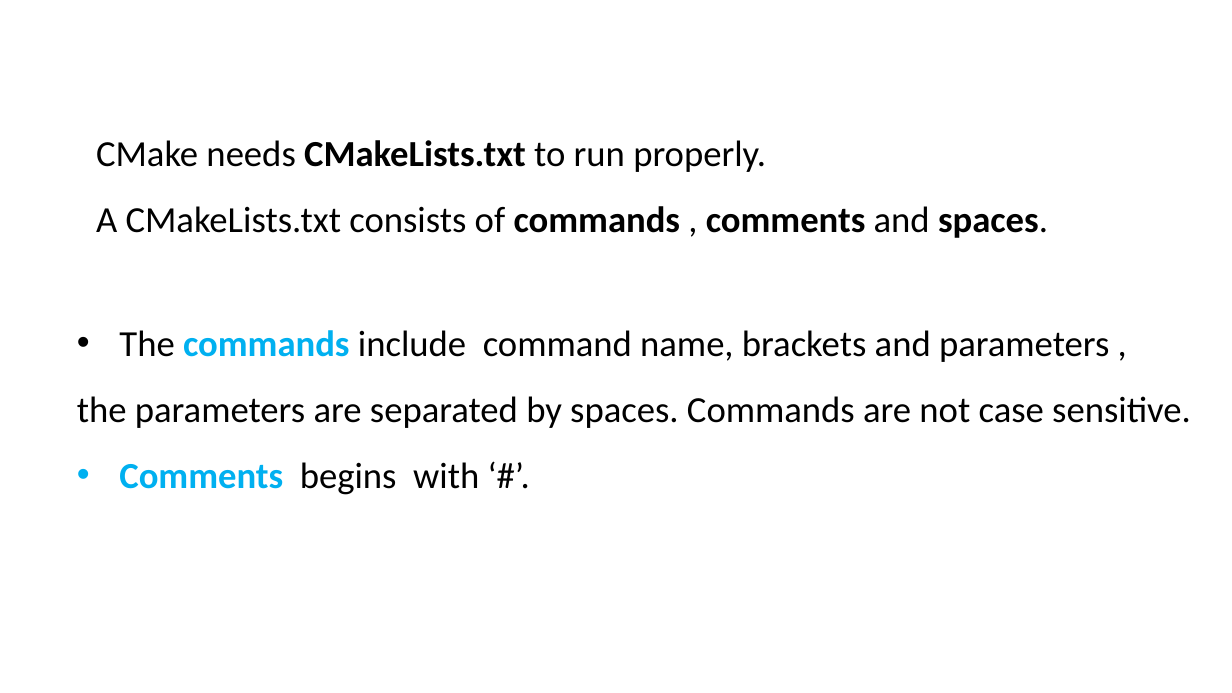
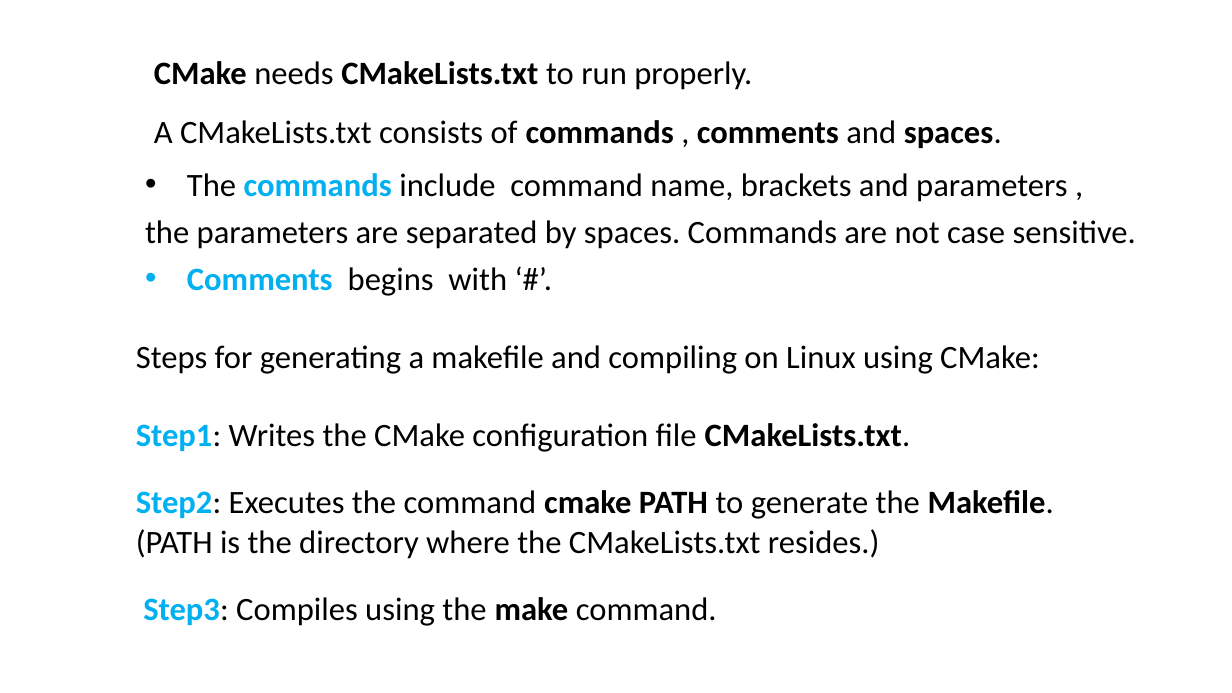
Before and after one commit to ShiqiYu/CPP, a slide deck: slide 3 of week05/Lab05.pptx. Drawn at 1232x693 pixels with LibreOffice and Linux fonts; fonts in the diff are those of the drawing; background and template pictures are left out. Boxes give left, top, right and bottom in pixels: in the first picture for what was removed or moved away, otherwise in the second. Text is boxed around its words. In the diff, an @@ line names an element or a change of style, - is before the commit and + after.

```diff
--- a/week05/Lab05.pptx
+++ b/week05/Lab05.pptx
@@ text "CMake needs CMakeLists.txt to run ...": place and size @@
-text "CMake needs CMakeLists.txt to run ..." at <box>96,140,1048,238</box>
+text "CMake needs CMakeLists.txt to run ..." at <box>154,61,1002,148</box>
@@ text "CMake needs CMakeLists.txt to run ..." at <box>154,61,1002,148</box>: size 28.6 to 25.4 pt; bold on in "CMake" @@
@@ text "The commands include command name, ...": place and size @@
-text "The commands include command name, ..." at <box>77,330,1191,495</box>
+text "The commands include command name, ..." at <box>145,173,1136,296</box>
@@ text "The commands include command name, ..." at <box>145,173,1136,296</box>: size 28.6 to 25.4 pt; indent changed; line spacing 1.5 to 1.2 @@
@@ text added at <box>136,345,1040,374</box>, 25.4 pt, text #000000 @@
+Steps for generating a makefile and compiling on Linux using CMake:
@@ text added at <box>136,423,911,452</box>, 25.4 pt, text #000000 @@
+Step1: Writes the CMake configuration file CMakeLists.txt.
@@ text added at <box>136,490,1054,559</box>, 25.4 pt, text #000000 @@
+Step2: Executes the command cmake PATH to generate the Makefile.
+(PATH is the directory where the CMakeLists.txt resides.)
@@ text added at <box>143,597,717,626</box>, 25.4 pt, text #000000 @@
+Step3: Compiles using the make command.
```
Also in this commit, not shown: 12 other slides changed, 3 slides added, 4 slides removed, 1 other file.
